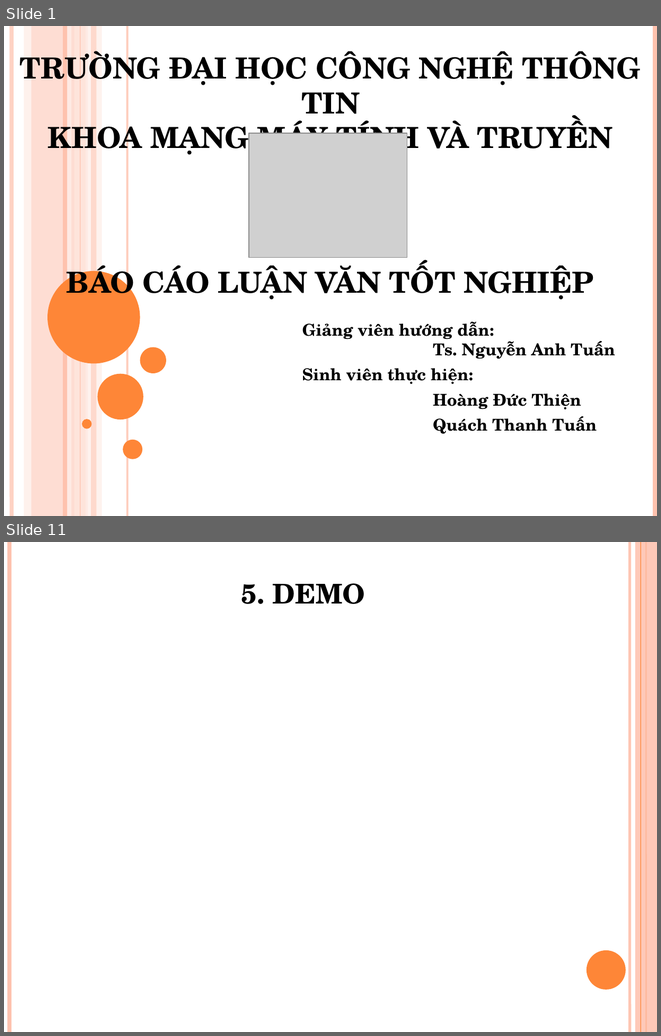
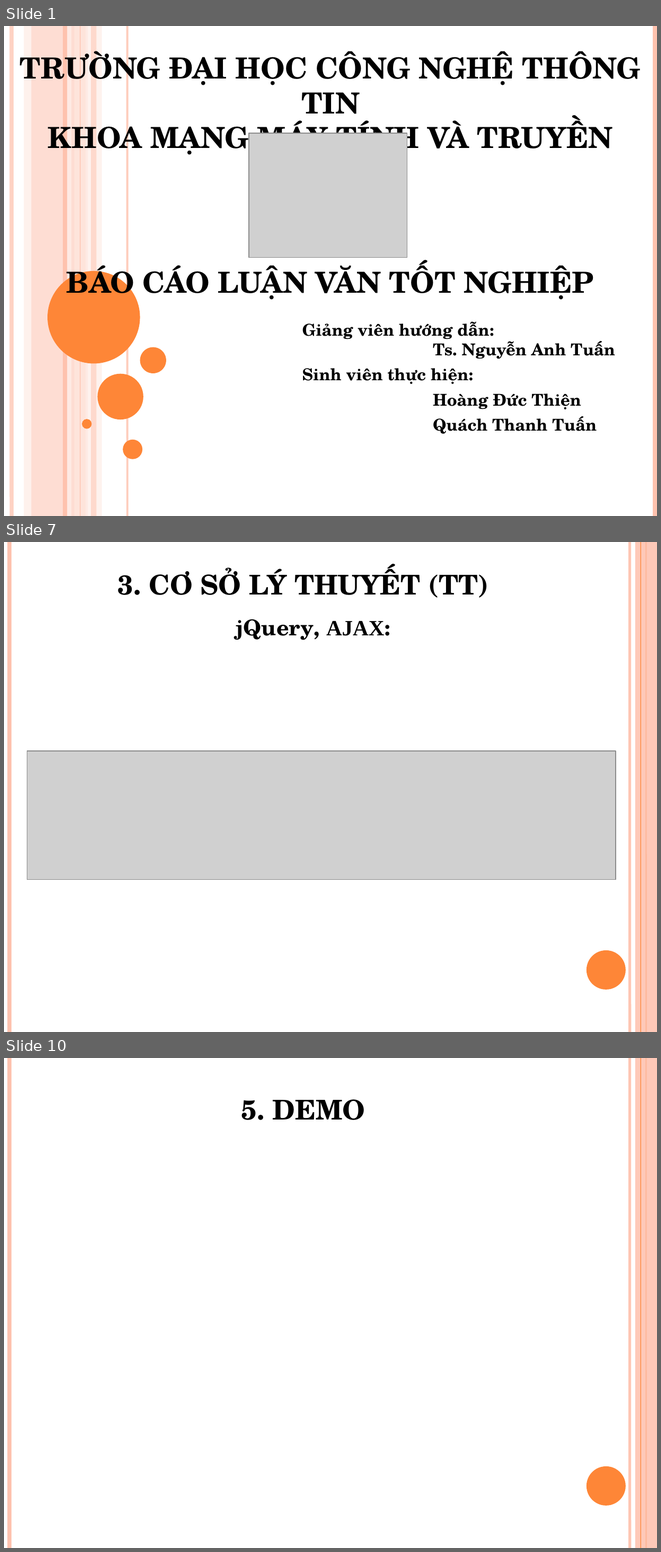
Before and after one commit to hoangducthien/baotri, a slide deck: slide_luanvan.pptx. Shown one above the other, each under a label of ours: slides 1 and 11 before the commit, slides 1, 7 and 10 after it; the slides between them are not shown. The pictures are 661x1036 and 661x1552 pixels, drawn with LibreOffice and Linux fonts; fonts in the diff are those of the drawing; grey boxes stand for pictures. Boxes give left, top, right and bottom in pixels: in the first picture for what was removed or moved away, otherwise in the second. Text is boxed around its words. In the diff, an @@ line names an element or a change of style, - is before the commit and + after.

```diff
--- a/slide_luanvan.pptx
+++ b/slide_luanvan.pptx
@@ slide 7 added at [4,542,657,1032], background #FFFFFF; not listed: 6 template elements that a slide beside it also shows @@
@@ title added at [118,566,488,598], 30 pt, text #000000, bold @@
+3. CƠ SỞ LÝ THUYẾT (TT)
@@ text added at [236,619,390,640], 24 pt, text #000000, bold @@
+jQuery, AJAX:
@@ picture added at [27,751,615,880] @@
@@ what was slide 11 is now slide 10 @@
```
Also in this commit, not shown: 6 slides changed, 1 other slide added, 3 slides removed, 8 other files.
